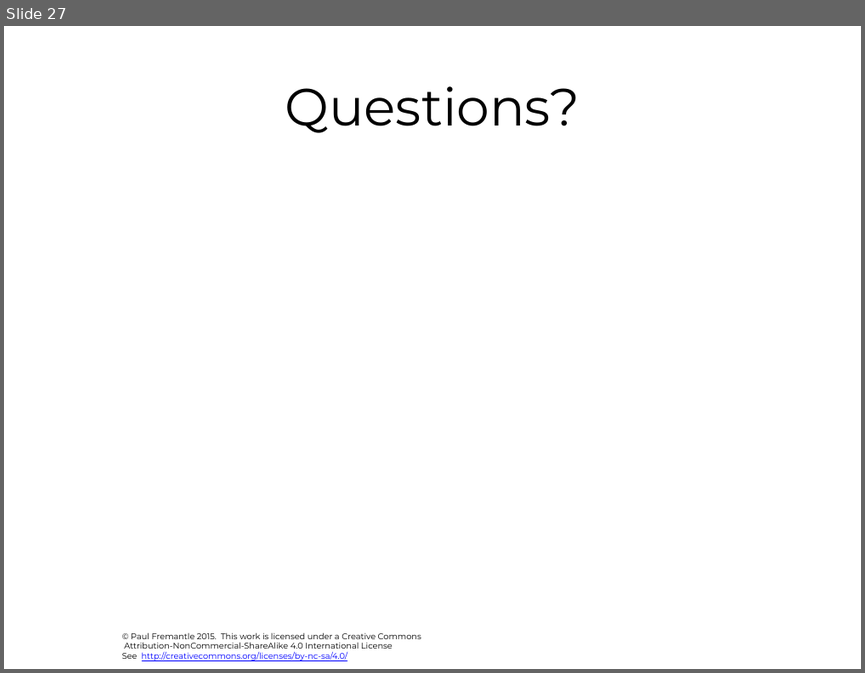
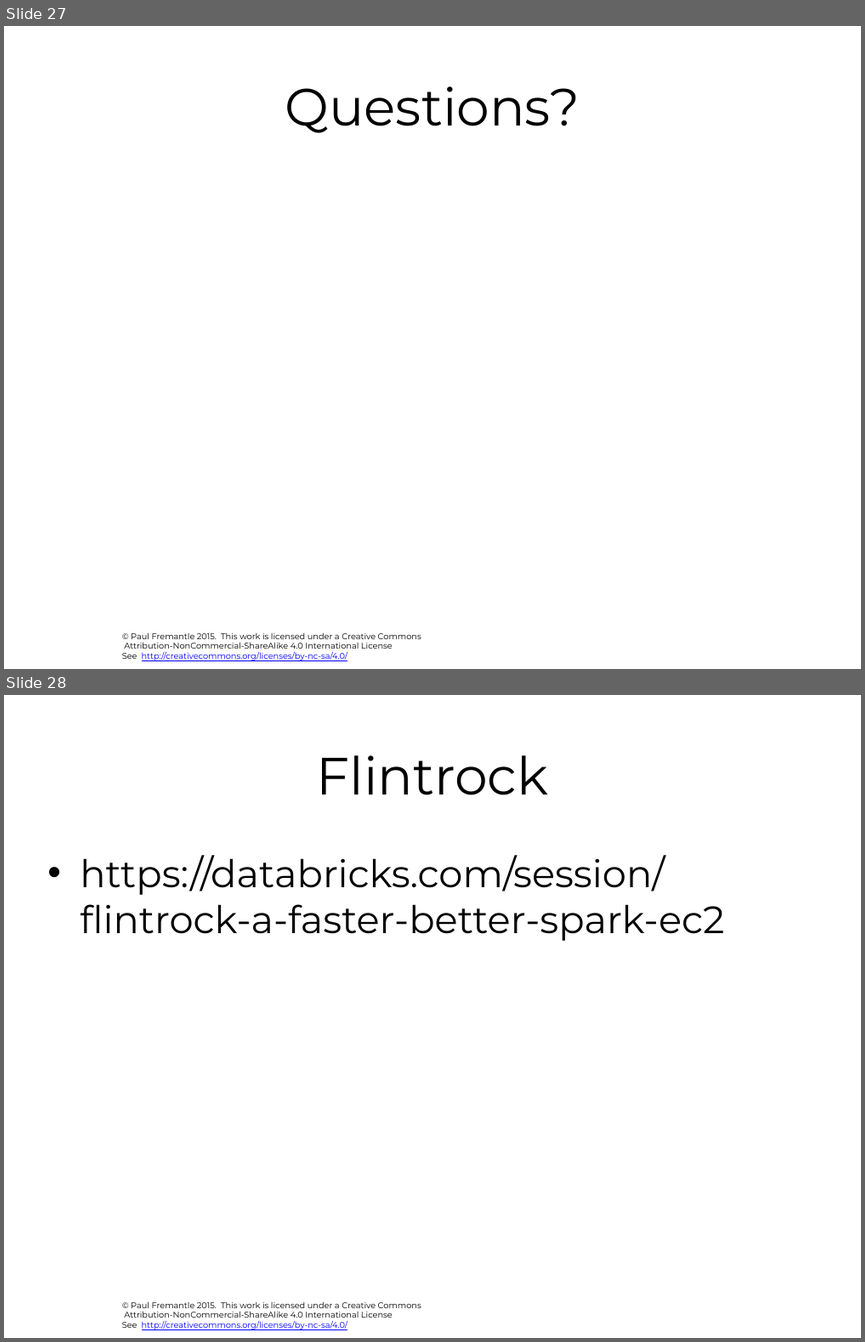
Before and after one commit to julieweeds/BigData, a slide deck: pres-source/04-sql.pptx. Shown one above the other, each under a label of ours: slide 27 before the commit, slides 27 and 28 after it. The pictures are 865x673 and 865x1342 pixels, drawn with LibreOffice and Linux fonts; fonts in the diff are those of the drawing; background and template pictures are left out. Boxes give left, top, right and bottom in pixels: in the first picture for what was removed or moved away, otherwise in the second. Text is boxed around its words. In the diff, an @@ line names an element or a change of style, - is before the commit and + after.

Commit message:
flintrock config

```diff
--- a/pres-source/04-sql.pptx
+++ b/pres-source/04-sql.pptx
@@ slide 28 added at box(4, 695, 861, 1338), background #FFFFFF; not listed: 1 template element that a slide beside it also shows @@
@@ title added at box(317, 755, 549, 795), 44 pt, text #000000 @@
+Flintrock
@@ text added at box(80, 855, 724, 941), 32 pt, text #000000 @@
+• https://databricks.com/session/flintrock-a-faster-better-spark-ec2
```
Also in this commit, not shown: 4 slides changed, 3 other files.
